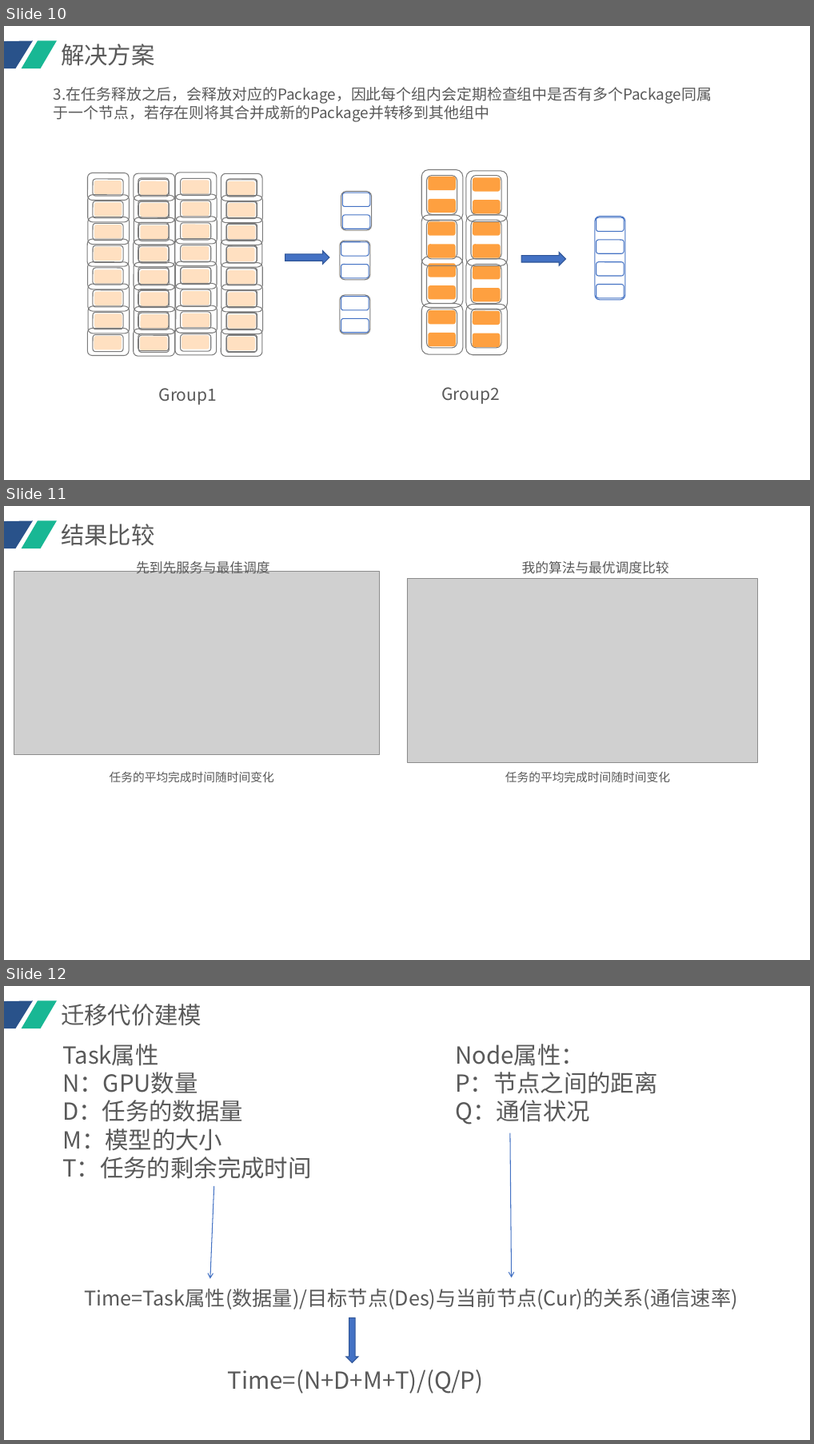
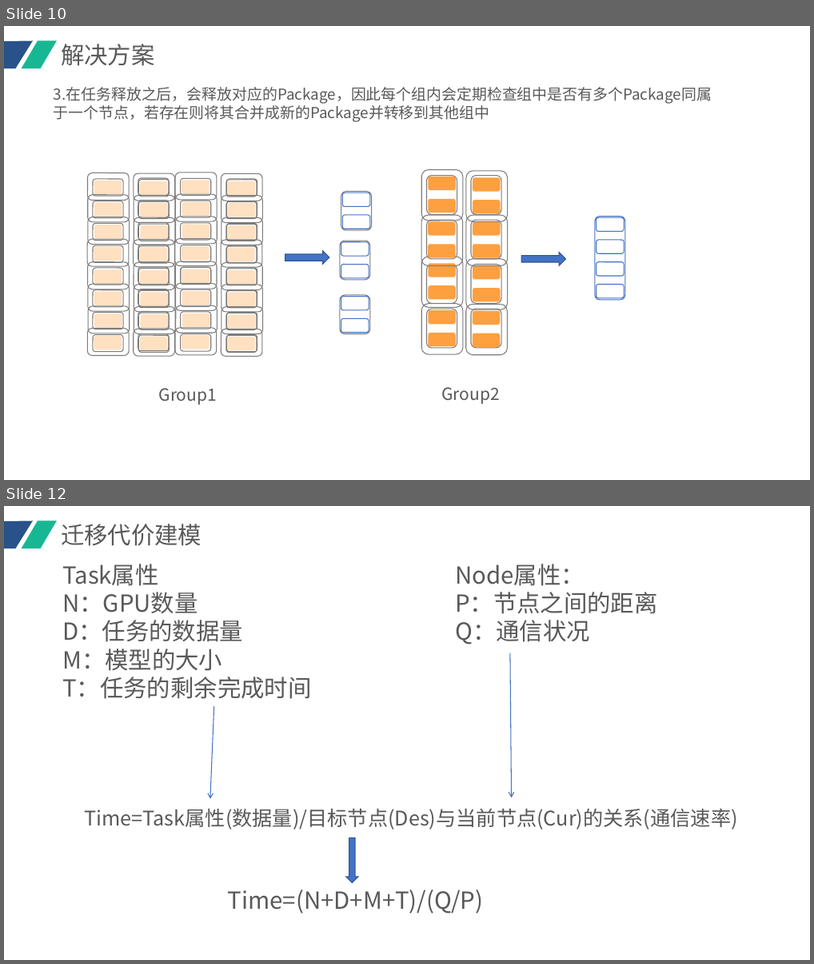
Before and after one commit to zlH518/Scheduler, a slide deck: 调度.pptx. Shown one above the other, each under a label of ours: slides 10, 11 and 12 before the commit, slides 10 and 12 after it; the slides between them are not shown. The pictures are 814x1444 and 814x964 pixels, drawn with LibreOffice and Linux fonts; fonts in the diff are those of the drawing; grey boxes stand for pictures. Boxes give left, top, right and bottom in pixels: in the first picture for what was removed or moved away, otherwise in the second. Text is boxed around its words. In the diff, an @@ line names an element or a change of style, - is before the commit and + after.

```diff
--- a/调度.pptx
+++ b/调度.pptx
@@ slide 11 removed at (x1=4, y1=506, x2=810, y2=960), background #FFFFFF @@
@@ freeform shape removed at (x1=4, y1=520, x2=33, y2=548) @@
@@ parallelogram removed at (x1=22, y1=520, x2=58, y2=548) @@
@@ text removed at (x1=61, y1=524, x2=154, y2=546) @@
-结果比较
@@ picture removed at (x1=14, y1=572, x2=380, y2=754) @@
@@ text removed at (x1=136, y1=559, x2=270, y2=573) @@
-先到先服务与最佳调度
@@ text removed at (x1=522, y1=561, x2=670, y2=574) @@
-我的算法与最优调度比较
@@ picture removed at (x1=407, y1=579, x2=758, y2=762) @@
@@ text removed at (x1=110, y1=771, x2=274, y2=782) @@
-任务的平均完成时间随时间变化
@@ text removed at (x1=506, y1=771, x2=670, y2=782) @@
-任务的平均完成时间随时间变化
```
Also in this commit, not shown: 2 slides added, 57 other files.
